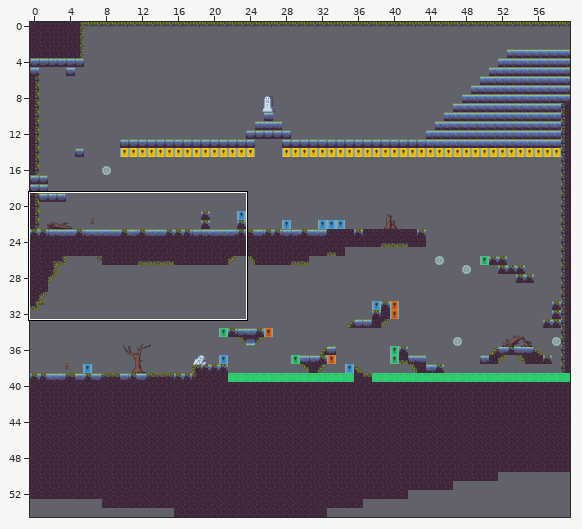
Level history. Tiled map: Graphics/terre_aride/ascension.tmx. Above: a wide view before the commit, with the close-up outlined.
Close-up. Earlier state:
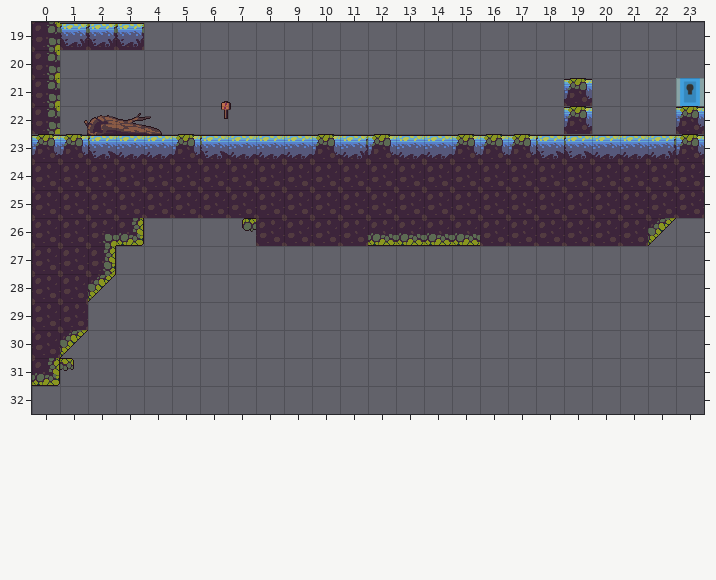
Cells are 32x32 px. Shown: x 0..23, y 19..32. The commit also changed other parts of the map, which this record leaves out. The old version is drawn lined up with the new one.
The result:
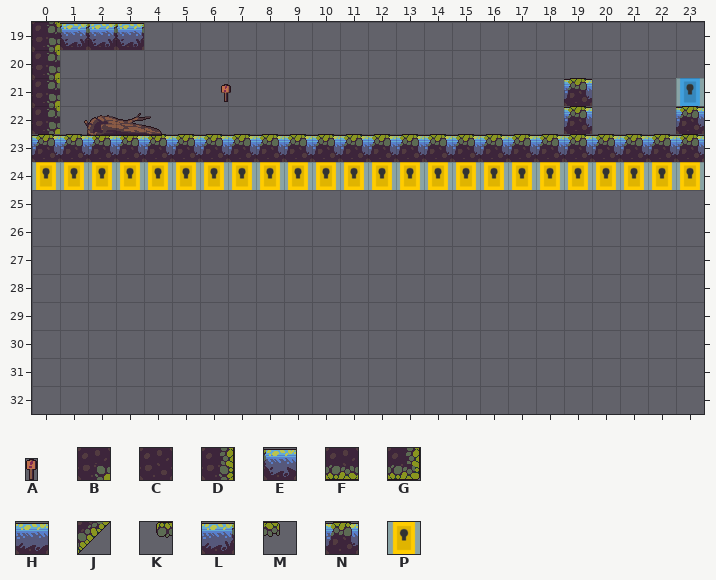
Key: from "objects": A 41 "8"; from "platform": B 3 "ground", C 11 "ground", D 12 "ground", E 19 "ground", F 21 "ground", G 22 "ground", H 29 "ground", J 47 turned 90 "ground", K 48 "ground", L 49 "ground", M 58 "ground", N 59 "ground"; from "traps": P 91 "spike".
_ is an empty cell.
Objects are placed by their top-left corner, in cells (3,4 is the top-left corner of cell 3,4); size is 1x1 cell unless given.
From old to new:
map size 75x60 -> 60x40 cells
Layer "Calque de Tuiles 1":
y 23: x 2..4 EHH -> NNN; x 6..9 EHHH -> NNNN; x 11 L -> N; x 13..14 HH -> NN; x 18..22 EEHHL -> NNNNN
y 24: x 0..23 CCCCCCCCCCCCCCCCCCCCCCCC -> PPPPPPPPPPPPPPPPPPPPPPPP
y 25: x 0..23 CCCCCCCCCCCCCCCCCCCCCCCC -> ________________________
y 26: x 0..3 CCBG -> ____; x 7..22 KCCCCFFFFCCCCCCJ -> ________________
y 27: x 0..2 CCD -> ___
y 28: x 0..2 CCJ -> ___
y 29: x 0..1 CC -> __
y 30: x 0..1 CJ -> __
y 31: x 0..1 GM -> __
Layer "Calque d'Objets 1":
changed: A "banc" at 6.8,21.8 size 0.3x0.7 -> A "banc" at 6.8,21.2 size 0.3x0.7
